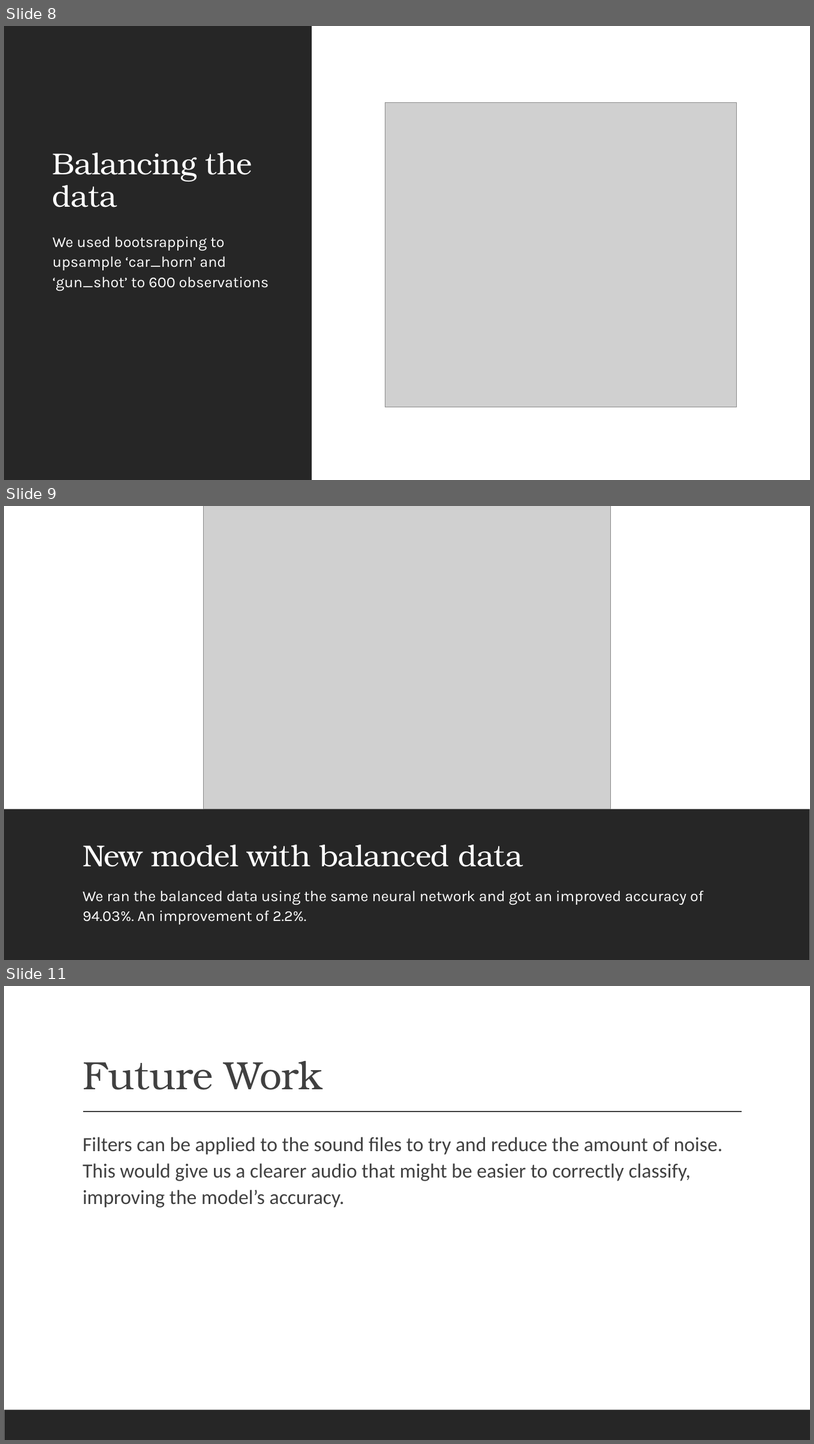
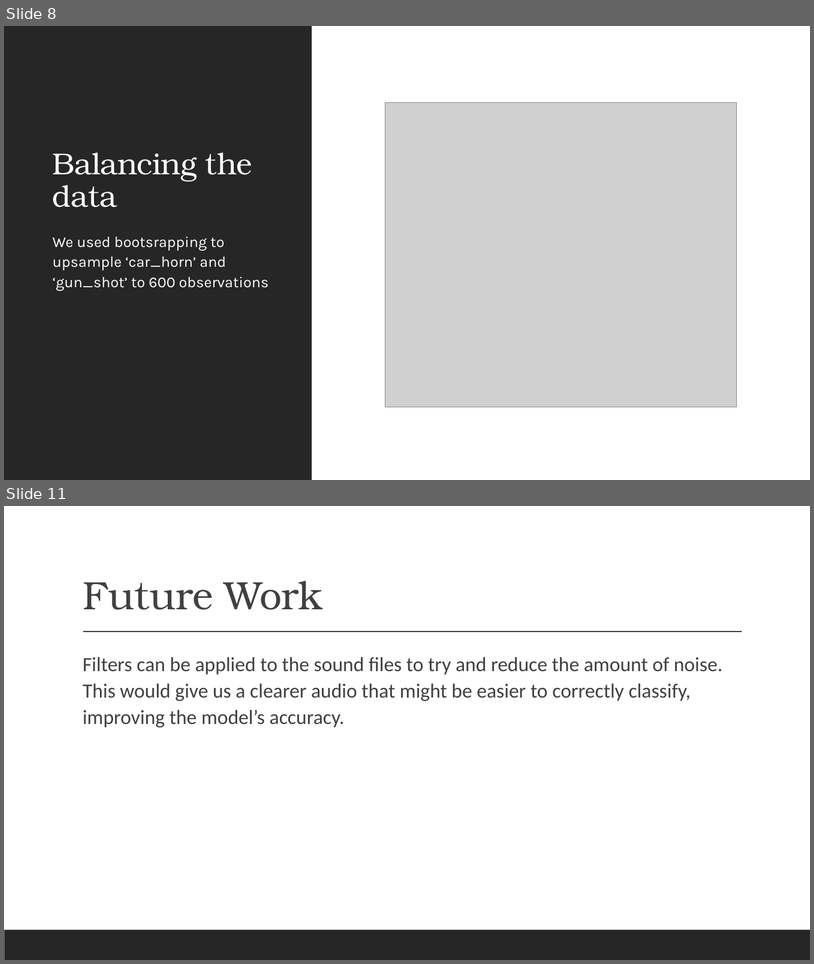
Before and after one commit to ronaldpacheco/Urban-Sound-Classification, a slide deck: Final/Urban Sound Classification.pptx. Shown one above the other, each under a label of ours: slides 8, 9 and 11 before the commit, slides 8 and 11 after it; the slides between them are not shown. The pictures are 814x1444 and 814x964 pixels, drawn with LibreOffice and Linux fonts; fonts in the diff are those of the drawing; grey boxes stand for pictures. Boxes give left, top, right and bottom in pixels: in the first picture for what was removed or moved away, otherwise in the second. Text is boxed around its words. In the diff, an @@ line names an element or a change of style, - is before the commit and + after.

```diff
--- a/Final/Urban Sound Classification.pptx
+++ b/Final/Urban Sound Classification.pptx
@@ slide 9 removed at bbox=[4, 506, 810, 960], background #FFFFFF @@
@@ picture removed at bbox=[203, 506, 611, 808] @@
@@ rectangle removed at bbox=[4, 809, 810, 960] @@
@@ title removed at bbox=[83, 844, 523, 867] @@
-New model with balanced data
@@ text removed at bbox=[83, 890, 704, 924] @@
-We ran the balanced data using the same neural network and got an improved accuracy of 94.03%. An improvement of 2.2%.
```
Also in this commit, not shown: 1 slide changed, 1 slide added, 3 other files.
